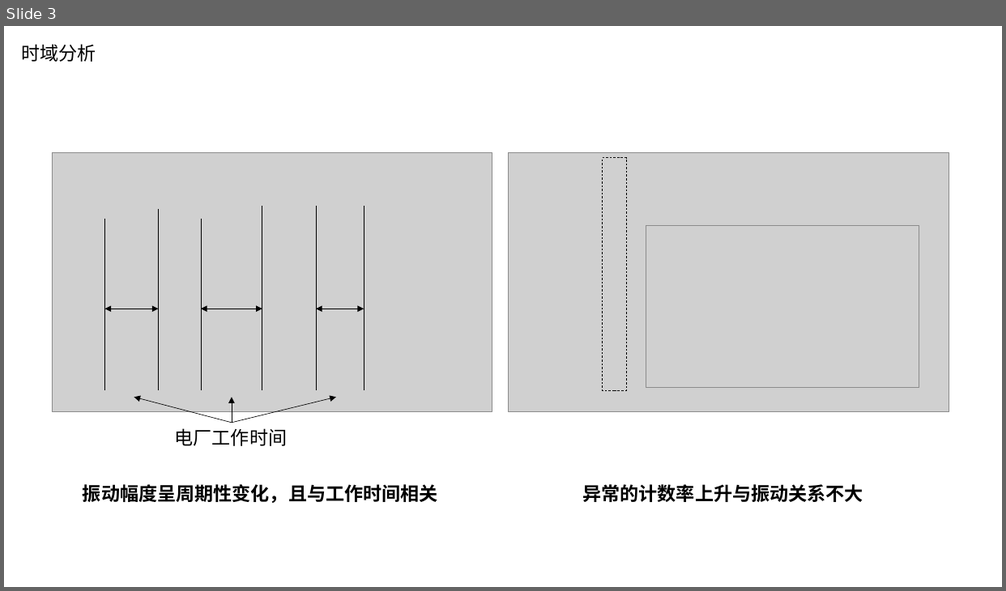
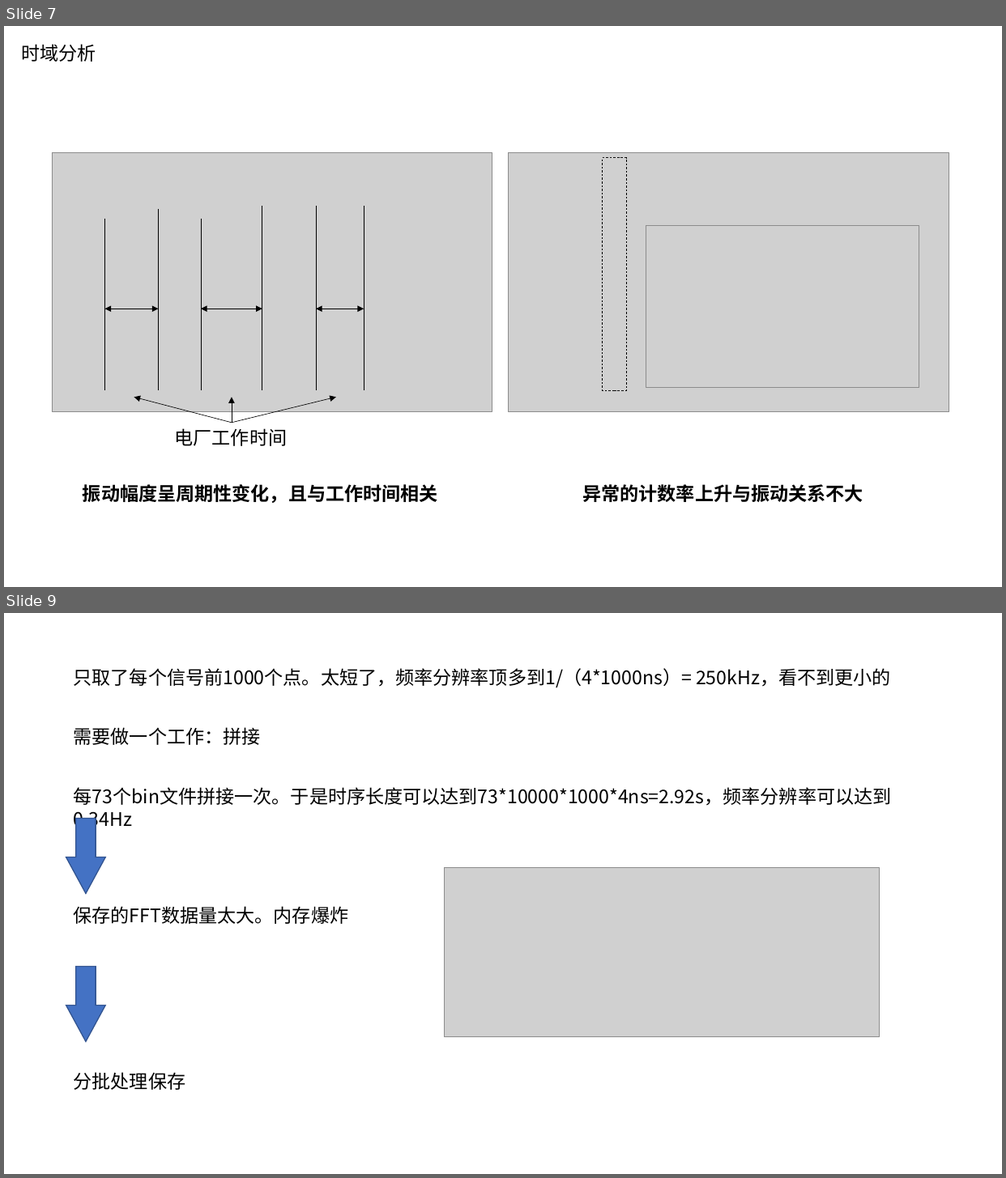
Before and after one commit to HongfeiWan/DeepVibration, a slide deck: design/arch.pptx. Shown one above the other, each under a label of ours: slide 3 before the commit, slides 7 and 9 after it; the slides between them are not shown. The pictures are 1006x591 and 1006x1178 pixels, drawn with LibreOffice and Linux fonts; fonts in the diff are those of the drawing; grey boxes stand for pictures. Boxes give left, top, right and bottom in pixels: in the first picture for what was removed or moved away, otherwise in the second. Text is boxed around its words. In the diff, an @@ line names an element or a change of style, - is before the commit and + after.

```diff
--- a/design/arch.pptx
+++ b/design/arch.pptx
@@ slide 9 added at (x1=4, y1=613, x2=1002, y2=1174), background #FFFFFF @@
@@ text added at (x1=74, y1=668, x2=891, y2=688), 18 pt, text #000000 @@
+只取了每个信号前1000个点。太短了，频率分辨率顶多到1/（4*1000ns）= 250kHz，看不到更小的
@@ text added at (x1=74, y1=727, x2=261, y2=745), 18 pt, text #000000 @@
+需要做一个工作：拼接
@@ text added at (x1=74, y1=787, x2=892, y2=806), 18 pt, text #000000 @@
+每73个bin文件拼接一次。于是时序长度可以达到73*10000*1000*4ns=2.92s，频率分辨率可以达到0.34Hz
@@ right arrow added at (x1=66, y1=818, x2=106, y2=894), fill #4472C4, outline #325491 1 pt @@
@@ picture added at (x1=444, y1=867, x2=879, y2=1037) @@
@@ text added at (x1=74, y1=906, x2=349, y2=924), 18 pt, text #000000 @@
+保存的FFT数据量太大。内存爆炸
@@ right arrow added at (x1=66, y1=966, x2=106, y2=1042), fill #4472C4, outline #325491 1 pt @@
@@ text added at (x1=74, y1=1072, x2=186, y2=1090), 18 pt, text #000000 @@
+分批处理保存
@@ what was slide 3 is now slide 7 @@
```
Also in this commit, not shown: 1 slide changed, 8 other slides added, 1 slide removed, 15 other files.
